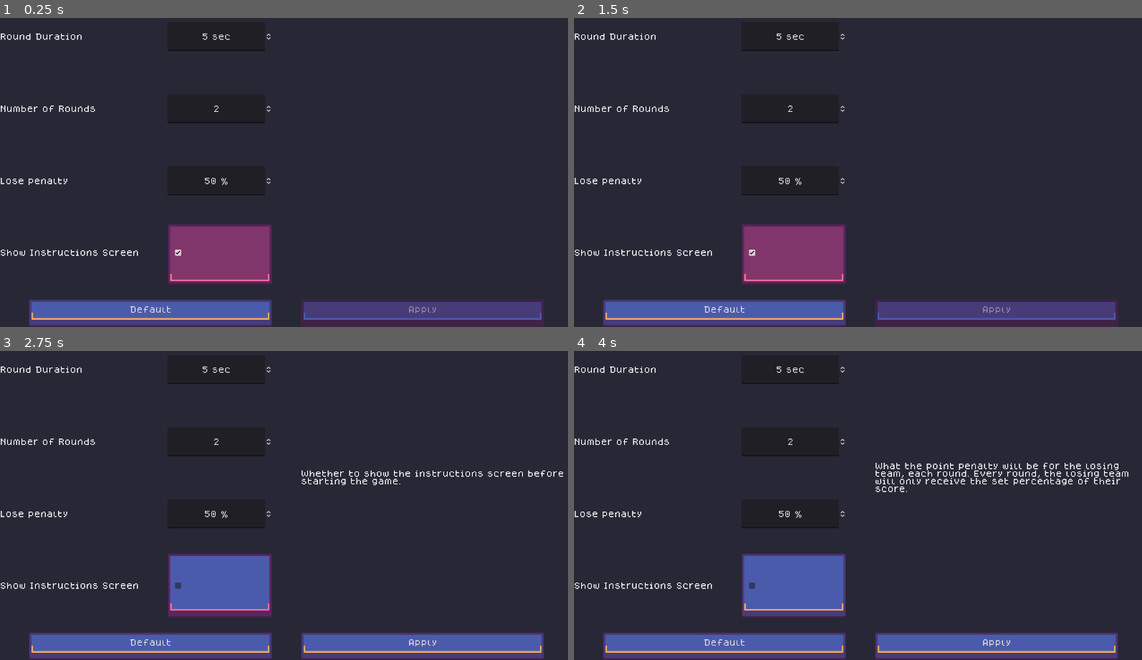
Above: before the commit, frames 1-4 (two rows, left to right).
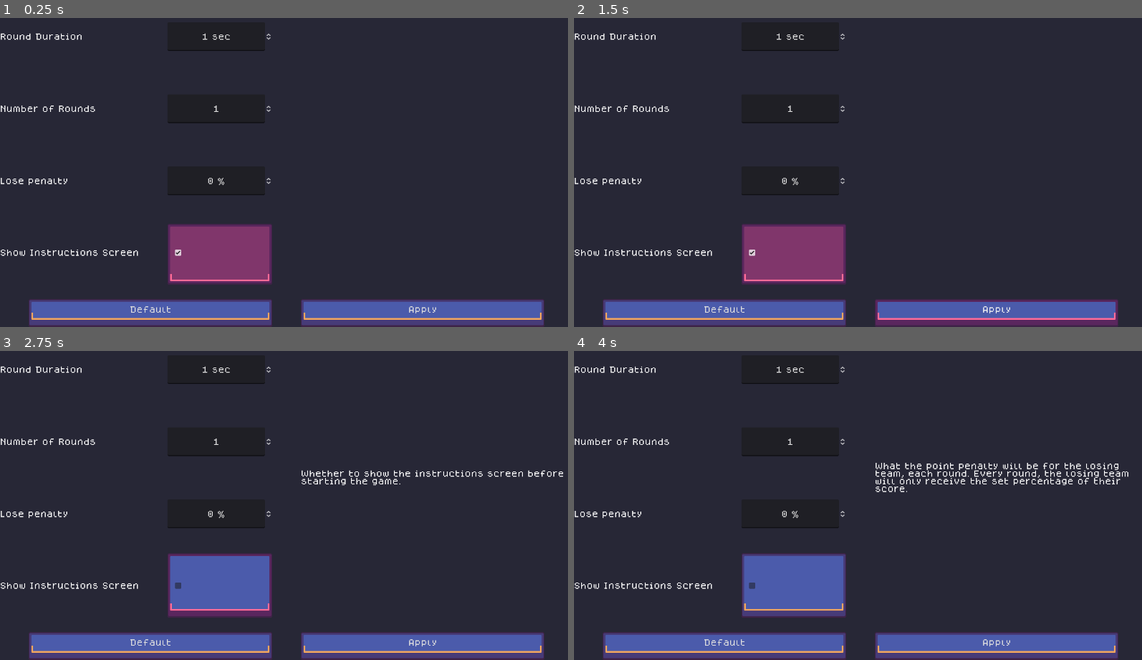
Above: after the commit, the same moments.

Repository: VileOar/js-final-proj
Game: Godot game, scene res://src/menus/settings_menu/settings_menu.tscn
Same seed, same stepped clock (60 frames per second), same inputs: the game is played once before the commit and once after it. This scene is started directly instead of the project's main scene.
Inputs (mouse positions are in pixels of both pictures, inside the frame that each line leads up to):
- Up to frame 1 (0.25 s): no input
- Up to frame 2 (1.5 s): click "Default" at 0.5 s; click (994, 314) at 1.25 s, where only the run after the commit has a clickable "Apply"
- Up to frame 3 (2.75 s): click (221, 585) at 2 s
- Up to frame 4 (4 s): tap Enter at 2.75 s; move the mouse to (988, 483) at 2.77 s; hold D (coop_right) 2.78-3.53 s; click (988, 483) at 2.92 s; tap Space at 3.5 s; move the mouse to (744, 514) at 3.52 s; hold S (coop_down) from 3.53 s (still down)

The runs differ from the first frame. In frame 1, 3.4% of the frame differs, in the area x 35-96%, y 4-100%; in frame 2, 3.4%; in frame 3, less than 0.1%; in frame 4, less than 0.1%.
Error before the commit: Parse Error: Too many arguments for "setup_dyad()" call. Expected at most 1 but received 2. (res://src/stages/game/round_game/round_game.gd:163)
Error after the commit: Invalid access to property or key 'round_time' on a base object of type 'Nil'. (res://src/menus/settings_menu/settings_menu.gd:37)

Commit message:
[WIP] dyad_game skippable cutscenes

Diff:
--- a/src/autoloads/InputManager.gd
+++ b/src/autoloads/InputManager.gd
@@ -43,7 +43,9 @@
 
 ## get the device for a player
 func get_player_device(player: int):
-	return _player_devices[player]
+	if 0 <= player and player < _player_devices.size():
+		return _player_devices[player]
+	return AI_DEVICE
 
 
 ## return the type of device based on its id
@@ -67,15 +69,18 @@
 		return false
 
 
-func _unhandled_input(event) -> void:
-	if _listening and event.is_action_type() and event.is_pressed():
-		var device = AI_DEVICE
-		if event is InputEventJoypadButton: # if it came from a connected gamepad, it has a device
-			device = (event as InputEventJoypadButton).device
-		else: # otherwise, it's interpreted as the KBM
-			event.device = -1 # cheating a little
-			device = -1
-		Signals.input_player_action.emit(_get_player_by_device(device), event)
+func _input(event) -> void:
+	if event.is_pressed():
+		# send general event when something is pressed (use case ex: for skipping)
+		Signals.general_input.emit(event)
+		if _listening and event.is_action_type():
+			var device = AI_DEVICE
+			if event is InputEventJoypadButton: # if it came from a connected gamepad, it has a device
+				device = (event as InputEventJoypadButton).device
+			else: # otherwise, it's interpreted as the KBM
+				event.device = -1 # cheating a little
+				device = -1
+			Signals.input_player_action.emit(_get_player_by_device(device), event)
 
 
 # check if player is a valid index [br]
--- a/src/autoloads/SharedData.gd
+++ b/src/autoloads/SharedData.gd
@@ -148,5 +148,8 @@
 
 # callback to when an answer is created, for statistics
 func _on_new_player_answer(answer: PlayerAnswer) -> void:
-	var stats = _player_data[answer.player_id()] as PlayerStats
-	stats.parse_answer(answer)
+	if 0 <= answer.player_id() and answer.player_id() < _player_data.size():
+		var stats = _player_data[answer.player_id()] as PlayerStats
+		stats.parse_answer(answer)
+	else:
+		push_error("INTERNAL ERROR: Player id is larger than data array. Operation aborted.")
--- a/src/autoloads/Signals.gd
+++ b/src/autoloads/Signals.gd
@@ -4,6 +4,9 @@
 ## it just declares the signals that should be accessible by anyone
 extends Node
 
+@warning_ignore("unused_signal")
+## Signal for general inpu, parsed by the InputManager Node
+signal general_input(input_event)
 
 @warning_ignore("unused_signal")
 ## Signal for when a player action is pressed, sent by the InputManager.
--- a/src/menus/settings_menu/settings_menu.gd
+++ b/src/menus/settings_menu/settings_menu.gd
@@ -17,26 +17,30 @@
 @onready var _default_btn: Button = %DefaultBtn
 @onready var _apply_btn: Button = %ApplyBtn
 
+# Ref to the game settings.
+var _settings: GameSettings
+
 
 func _ready() -> void:
+	_settings = _settings
 	_setup_ui()
 
 
 # save the changes made to file
 func _save_changes() -> void:
-	SharedData.get_settings().save()
+	_settings.save()
 	_apply_btn.disabled = true
 
 
 ## _setup_ui the settings to their currently saved values
 func _setup_ui() -> void:
-	_duration_input.get_line_edit().text = str(SharedData.get_settings().round_time)
+	_duration_input.get_line_edit().text = str(_settings.round_time)
 	_duration_input.apply()
-	_rounds_input.get_line_edit().text = str(SharedData.get_settings().num_rounds)
+	_rounds_input.get_line_edit().text = str(_settings.num_rounds)
 	_rounds_input.apply()
-	_penalty_input.get_line_edit().text = str(SharedData.get_settings().lose_penalty_multiplier * 100)
+	_penalty_input.get_line_edit().text = str(_settings.lose_penalty_multiplier * 100)
 	_penalty_input.apply()
-	_instructions_input.set_pressed_no_signal(SharedData.get_settings().show_instructions)
+	_instructions_input.set_pressed_no_signal(_settings.show_instructions)
 
 	_apply_btn.disabled = true
 
@@ -54,17 +58,17 @@
 
 # restore ui values to the default
 func _on_default_btn_pressed() -> void:
-	SharedData.get_settings().reset()
+	_settings.reset()
 	_setup_ui()
 	_save_changes()
 
 
 # apply the values in the ui
 func _on_apply_btn_pressed() -> void:
-	SharedData.get_settings().round_time = float(_duration_input.get_line_edit().text)
-	SharedData.get_settings().num_rounds = int(_rounds_input.get_line_edit().text)
-	SharedData.get_settings().lose_penalty_multiplier = float(_duration_input.get_line_edit().text) / 100.0
-	SharedData.get_settings().show_instructions = _instructions_input.button_pressed
+	_settings.round_time = float(_duration_input.get_line_edit().text)
+	_settings.num_rounds = int(_rounds_input.get_line_edit().text)
+	_settings.lose_penalty_multiplier = float(_duration_input.get_line_edit().text) / 100.0
+	_settings.show_instructions = _instructions_input.button_pressed
 	_save_changes()
 
 
--- a/src/stages/game/dyad_game/dyad_game.gd
+++ b/src/stages/game/dyad_game/dyad_game.gd
@@ -48,14 +48,17 @@
 func _ready() -> void:
 	_fsm.replace_state("StoppedState")
 
+	# TODO: remove
+	setup_dyad([0, 1])
+	intro_dyad()
+	await self.stable
+	start_dyad()
+
 
 ## reset this dyad
 func reset_dyad() -> void:
 	_ready_players = 0
 	_reset_dyad_points()
-	# TODO: remove?
-	#for ai in _ai.get_children():
-		#ai.queue_free()
 
 
 # ---------------------
@@ -64,12 +67,6 @@
 
 ## setup the dyad with the proper data
 func setup_dyad(players_ix_list: Array[int]) -> void:
-	# set the correct player indices and set the graphics correctly
-	# TODO: remove
-	#_player1_index = p1_index
-	#_player_ui_list[0].set_player(_player1_index)
-	#_player2_index = p2_index
-	#_player_ui_list[1].set_player(_player2_index)
 	_player_index_list = players_ix_list
 	for px in _player_index_list:
 		_player_ui_list[px].set_player(px)
@@ -79,17 +76,6 @@
 			var ai = AIPlayer.new() as AIPlayer
 			ai.set_player(px)
 			_ai.call_deferred("add_child", ai)
-
-	# TODO: remove
-	# add ai players if required
-	#if !InputManager.is_human_device(InputManager.get_player_device(_player1_index)):
-		#var ai = AIPlayer.new() as AIPlayer
-		#ai.set_player(_player1_index)
-		#_ai.call_deferred("add_child", ai)
-	#if !InputManager.is_human_device(InputManager.get_player_device(_player2_index)):
-		#var ai = AIPlayer.new() as AIPlayer
-		#ai.set_player(_player2_index)
-		#_ai.call_deferred("add_child", ai)
 
 
 ## startup sequence, does not actually start the dyad
@@ -114,8 +100,6 @@
 ## start the state machine
 func start_dyad() -> void:
 	_fsm.replace_state("PromptState")
-	# TODO: remove, this should be done in round game
-	#InputManager.enable(true)
 
 
 # ---------------------
@@ -125,7 +109,6 @@
 ## stop the state machine
 func stop_dyad() -> void:
 	_fsm.replace_state("StoppedState")
-	#InputManager.enable(false)
 
 
 ## NOTE: called by fsm only[br]
--- a/src/stages/game/dyad_game/dyad_game.tscn
+++ b/src/stages/game/dyad_game/dyad_game.tscn
@@ -12,6 +12,7 @@
 [ext_resource type="PackedScene" uid="uid://7c4smtyjcn3m" path="res://src/stages/game/dyad_game/ui/player/player_ui.tscn" id="8_6rlia"]
 [ext_resource type="AudioStream" uid="uid://bqbkaca3vtc3d" path="res://assets/sfx/sounds/answers/alarm_a.wav" id="9_d204i"]
 [ext_resource type="PackedScene" uid="uid://dcgckpqoo0y3m" path="res://src/stages/game/dyad_game/point_stack.tscn" id="10_pi61h"]
+[ext_resource type="Script" path="res://src/stages/game/dyad_game/states/intro_state.gd" id="10_yrwaf"]
 
 [node name="DyadGame" type="Control"]
 layout_mode = 3
@@ -57,6 +58,9 @@
 stream = ExtResource("9_d204i")
 volume_db = -10.0
 
+[node name="IntroState" type="Node" parent="StateMachine"]
+script = ExtResource("10_yrwaf")
+
 [node name="UI" type="MarginContainer" parent="."]
 layout_mode = 1
 anchors_preset = 15
--- /dev/null
+++ b/src/stages/game/dyad_game/states/intro_state.gd
@@ -0,0 +1,36 @@
+## state for when time-dependent processing is happening (playing animations, creating nodes, ...)
+##
+## the enter method starts the anim from beginning, while the exit method stops the anim and makes
+## sure everything is
+extends StackState
+class_name IntroState
+
+## always emited on exiting this state
+signal stable(num_players)
+# internal signal for when all players are ready
+signal _all_players_ready
+
+# ref to the player uis to start and wait for animation
+@onready var _player_uis: HBoxContainer = %PlayerUIs
+
+# counter for player uis that are in ready position
+var _ready_players := 0
+
+
+func _ready() -> void:
+	for pui in _player_uis.get_children():
+		(pui as PlayerUI).ready_sequence.connect(_on_player_ready_sequence)
+
+
+func enter():
+	_ready_players = 0
+	for pui in _player_uis.get_children():
+		# TODO: call a stop anim on pui
+		(pui as PlayerUI).play_start_anim()
+	# TODO: copy the sequence from dyad_game
+
+
+func _on_player_ready_sequence() -> void:
+	_ready_players += 1
+	if _ready_players >= _player_uis.get_child_count():
+		_all_players_ready.emit()
--- a/src/stages/game/round_game/round_game.gd
+++ b/src/stages/game/round_game/round_game.gd
@@ -160,7 +160,7 @@
 		_dyad_container.call_deferred("add_child", dyad_game)
 		while !dyad_game.is_node_ready():
 			await dyad_game.ready
-		dyad_game.setup_dyad(ix * 2, ix * 2 + 1)
+		#dyad_game.setup_dyad(ix * 2, ix * 2 + 1)
 
 		# prepare the player stats
 		# add one for each player in the dyad
Not shown: 1 places in src/stages/game/dyad_game/dyad_game.tscn that only renumber resources
